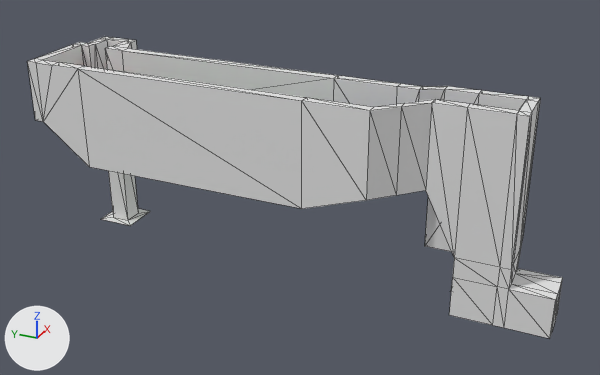
Two versions of the glTF model Voronomir/Assets/Modelos/M1E1/Sala4.glb, one commit apart.
One viewpoint serves both versions: a camera (50 mm lens) standing at (-67.5, -10.0, 42.3) and looking at (-1.6, 19.6, 9.4). Arrows for +X, +Y and +Z are at lower left; the lights stay in place. Mesh edges are drawn as thin lines. Vertices at the same position are counted once.

In view in the first picture: 'Sala4'.
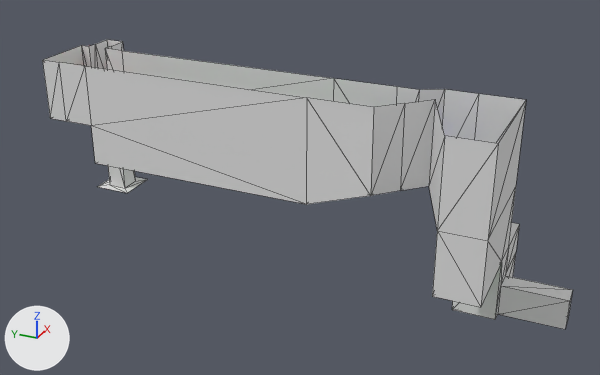
Where the change shows, as pixel boxes [x1, y1, x2, y2] in the pictures (600 x 375 px; the box of a moved part takes in the faces that stretch with it):
'Sala4', reshaped: before [27, 37, 563, 338]; after [43, 40, 573, 329]
part 1 of me_sala4, cut back: before [27, 37, 563, 338]; after [429, 101, 573, 329]
part 2 of me_sala4, moved or reshaped: before [102, 171, 150, 226]; after [98, 166, 148, 193]

The edits, one by one:
me_sala4 is used by ob_sala4; location (0.0, 0.0, 0.0).
Verts and faces of me_sala4; kept vertices keep their numbers, new ones are numbered from 169.
Before the commit, vertices of me_sala4: 136 (1.0, 44.0, 0.0) at pixel (113, 217), 137 (1.0, 42.0, 0.0) at pixel (127, 220), 138 (3.0, 42.0, 0.0) at pixel (138, 213), 139 (3.0, 44.0, 0.0), 140 (0.0, 45.0, 0.0) at pixel (100, 219).
Before the commit, vertices of me_sala4: 141 (0.0, 41.0, 0.0) at pixel (130, 225), 142 (4.0, 41.0, 0.0) at pixel (150, 211), 143 (4.0, 45.0, 0.0).
me_sala4 had 169 vertices, 292 faces and spanned x -7.0..7.0, y -5.0..46.0, z 0.0..20.0.
me_sala4 now has 80 vertices, 131 faces and spans x -10.0..6.0, y -6.0..45.0, z 0.0..20.0.
Part 1, on me_sala4:
100 vertices are removed from x -7.0..7.0, y -5.0..46.0, z 0.0..20.0.
199 faces are deleted.
1 vertex moves from x 1.0, y -1.0, z 20.0 to x -10.0, y 0.0, z 20.0.
11 vertices are added at x -10.0..1.0, y -6.0..4.0, z 0.0..20.0.
29 new faces join them, mat_muro (white #e7e7e7).
5 new faces join them, mat_piso0 (red #ff0000).
2 new faces join them, mat_piso1 (green #00ff00).
2 new faces join them, mat_piso2 (blue #0000ff).
Part 2, on me_sala4:
Vertices 136 to 143 move by (0.0, 0.0, 4.0).
